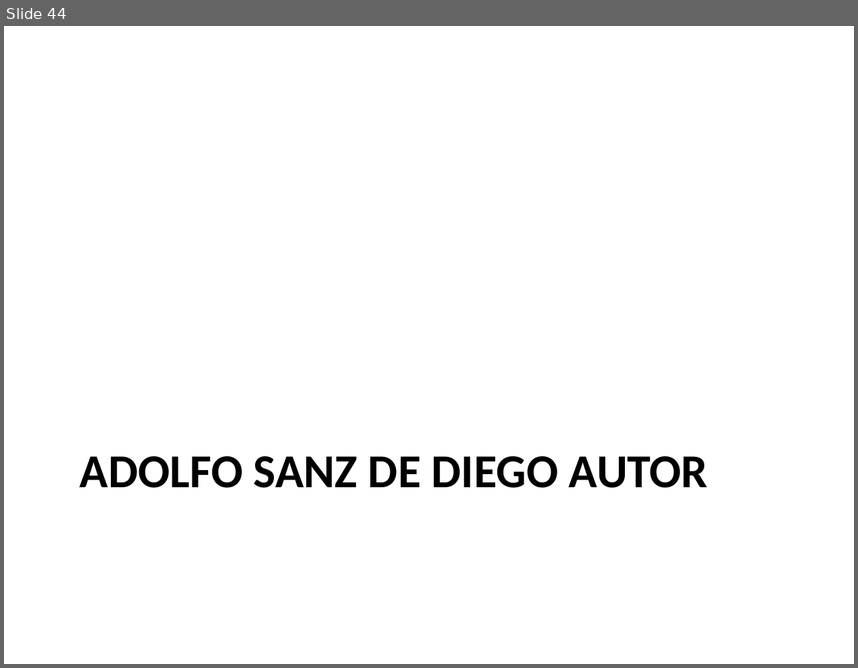
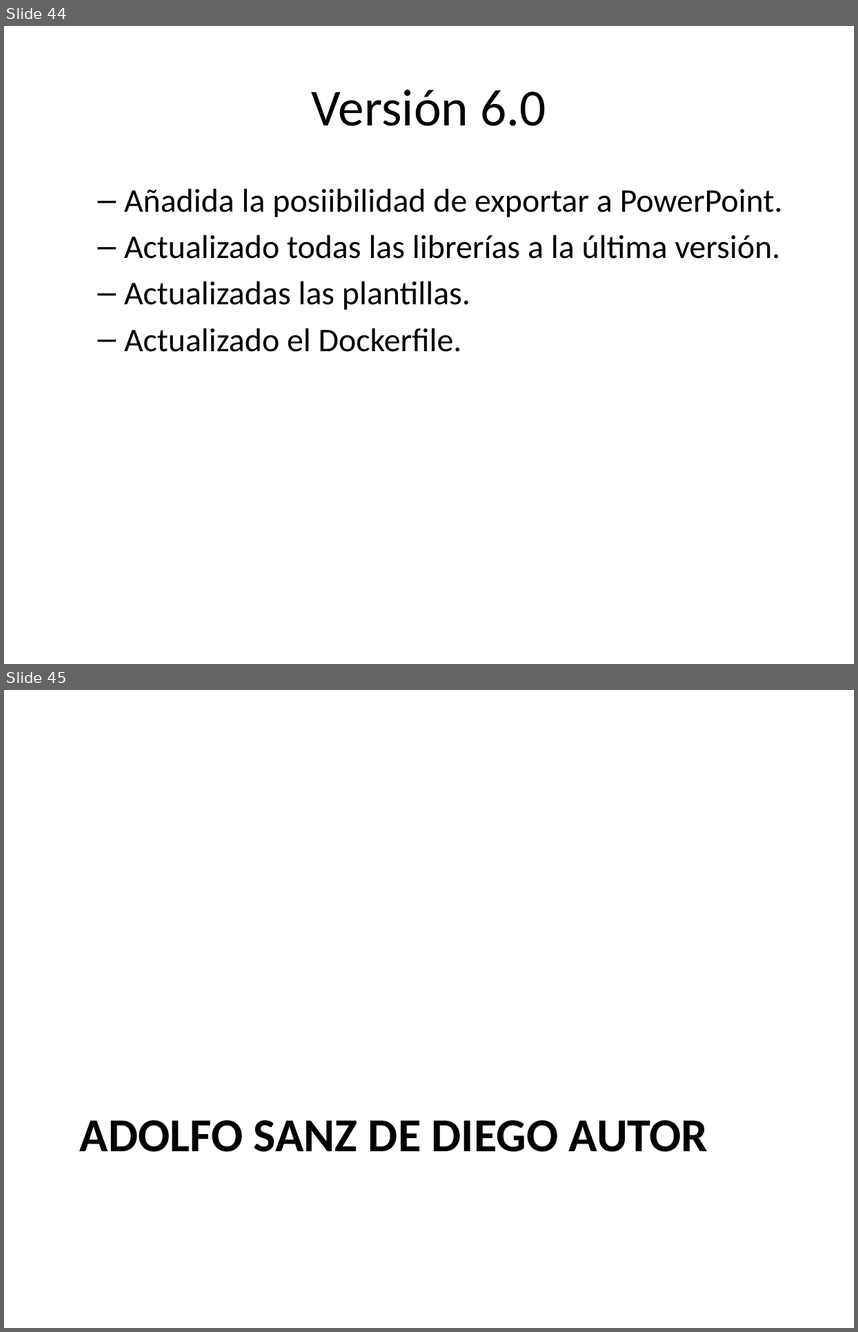
Before and after one commit to asanzdiego/markdownslides, a slide deck: doc/export/leeme-slides-plus.pptx. Shown one above the other, each under a label of ours: slide 44 before the commit, slides 44 and 45 after it. The pictures are 858x668 and 858x1332 pixels, drawn with LibreOffice and Linux fonts; fonts in the diff are those of the drawing. Boxes give left, top, right and bottom in pixels: in the first picture for what was removed or moved away, otherwise in the second. Text is boxed around its words. In the diff, an @@ line names an element or a change of style, - is before the commit and + after.

```diff
--- a/doc/export/leeme-slides-plus.pptx
+++ b/doc/export/leeme-slides-plus.pptx
@@ slide 44 added at [4,26,854,664], background #FFFFFF @@
@@ title added at [312,89,546,126], 44 pt, text #000000 @@
+Versión 6.0
@@ text added at [124,188,783,352], 28 pt, text #000000 @@
+  – Añadida la posiibilidad de exportar a PowerPoint.
+  – Actualizado todas las librerías a la última versión.
+  – Actualizadas las plantillas.
+  – Actualizado el Dockerfile.
@@ what was slide 44 is now slide 45 @@
```
Also in this commit, not shown: 3 slides changed, 51 other files.
